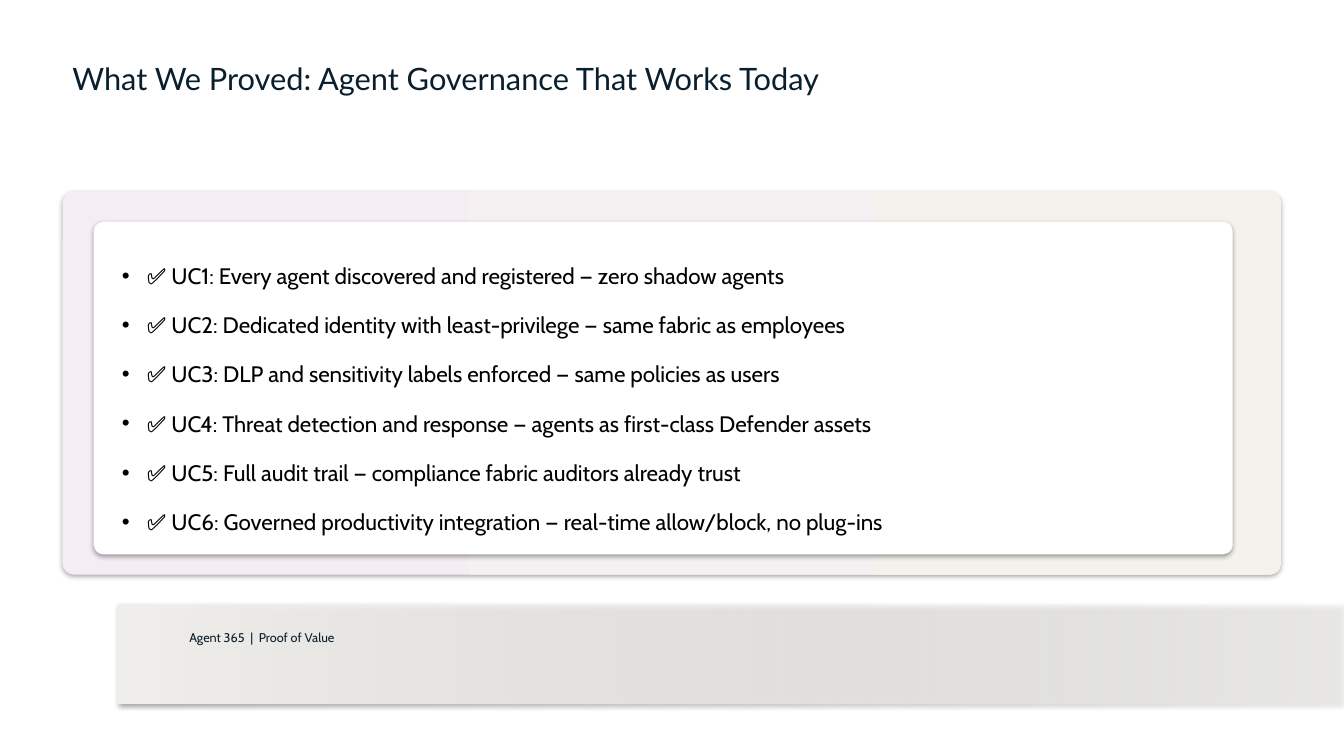
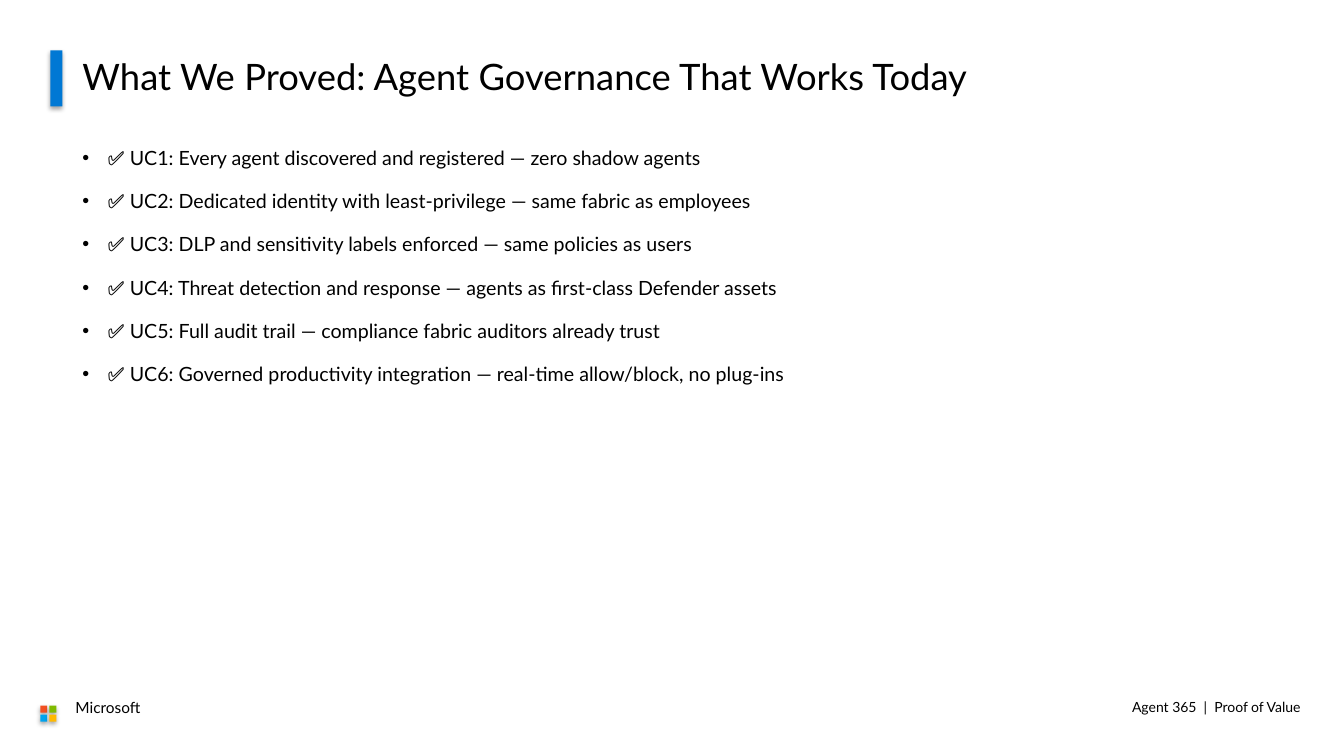
Before and after one commit to cloudtoso/Agent-365-POC, a slide deck: slide 38 of Agent365-PoV-Deck.pptx. Drawn at 1344x756 pixels with LibreOffice and Linux fonts; fonts in the diff are those of the drawing. Boxes give left, top, right and bottom in pixels: in the first picture for what was removed or moved away, otherwise in the second. Text is boxed around its words. In the diff, an @@ line names an element or a change of style, - is before the commit and + after.

```diff
--- a/Agent365-PoV-Deck.pptx
+++ b/Agent365-PoV-Deck.pptx
@@ rectangle added at (x1=50, y1=50, x2=63, y2=107), fill #0078D4 @@
@@ text "What We Proved: Agent Governance ..." moved from (x1=72, y1=67, x2=819, y2=96) to (x1=82, y1=63, x2=967, y2=97) @@
@@ text "What We Proved: Agent Governance ..." at (x1=82, y1=63, x2=967, y2=97): size 22 to 26 pt, text colour #091F2E to #000000 @@
@@ text "✅ UC1: Every agent discovered ..." moved from (x1=171, y1=267, x2=882, y2=536) to (x1=130, y1=150, x2=784, y2=385) @@
@@ text "✅ UC1: Every agent discovered ..." at (x1=130, y1=150, x2=784, y2=385): size 16 to 14 pt, font Cabin to Lato; less space between paragraphs @@
@@ rounded rectangle removed at (x1=63, y1=192, x2=1281, y2=575) @@
@@ rounded rectangle removed at (x1=94, y1=222, x2=1233, y2=555) @@
@@ rectangle removed at (x1=118, y1=605, x2=1344, y2=704) @@
@@ rectangle added at (x1=40, y1=706, x2=47, y2=713), fill #F25022 @@
@@ rectangle added at (x1=40, y1=715, x2=47, y2=722), fill #00A4EF @@
@@ rectangle added at (x1=49, y1=706, x2=56, y2=713), fill #7FBA00 @@
@@ rectangle added at (x1=49, y1=715, x2=56, y2=722), fill #FFB900 @@
@@ text added at (x1=75, y1=702, x2=140, y2=713), 11 pt, text #000000 @@
+Microsoft
@@ text "Agent 365 | Proof of ..." moved from (x1=189, y1=632, x2=335, y2=645) to (x1=1132, y1=701, x2=1301, y2=715) @@
@@ text "Agent 365 | Proof of ..." at (x1=1132, y1=701, x2=1301, y2=715): size 9 to 10 pt, font Cabin to Lato, text colour #091F2E to #000000; alignment left to right @@
```
Also in this commit, not shown: 42 other slides changed, 1 slide added, 1 slide removed, 1 other file.
